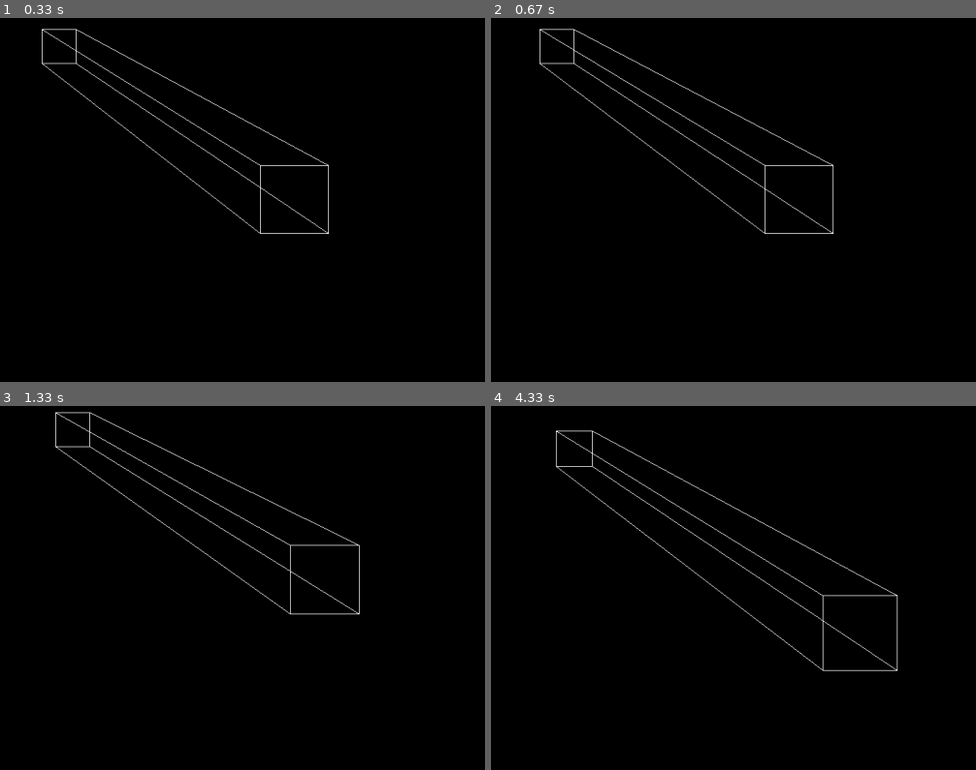
Above: before the commit, frames 1-4 (two rows, left to right).
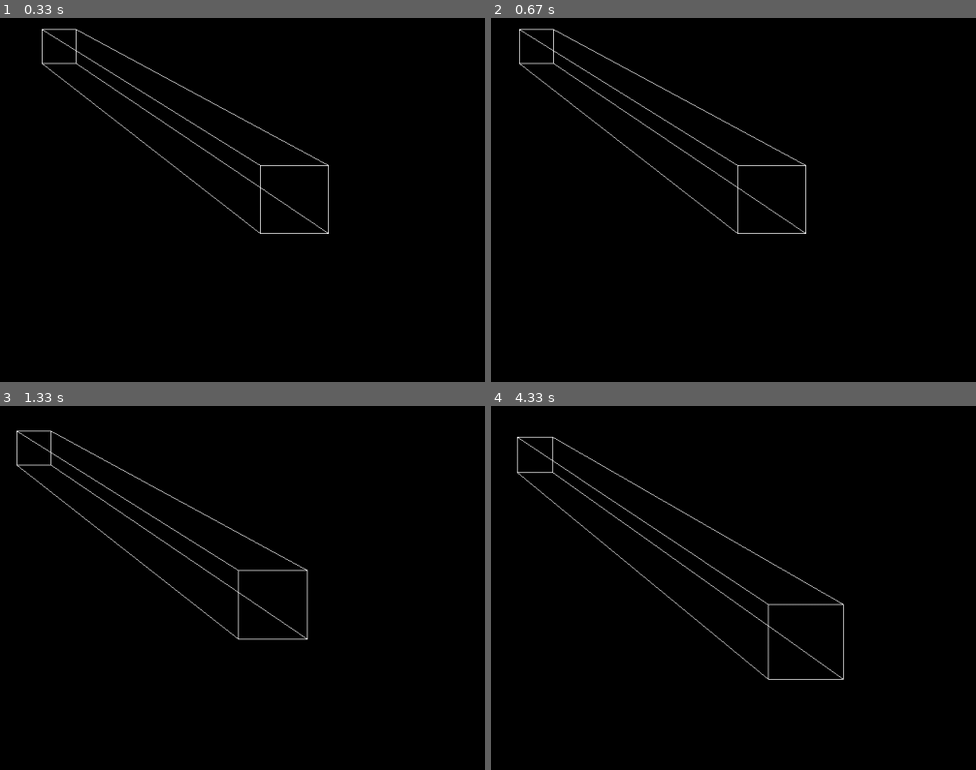
Above: after the commit, the same moments.

Repository: fusionzz/Python-Graphics
Game: pygame game, started from cube.py
The game is run twice, just before and just after one commit, with the same random seed, the same clock (stepped at 60 frames per second) and the same inputs.
Inputs:
- Up to frame 1 (0.33 s): no input
- Up to frame 2 (0.67 s): hold Right from 0.33 s (still down)
- Up to frame 3 (1.33 s): release Right at 0.8 s; hold Up 0.83-1.13 s; tap J at 0.9, 1.23 s; tap U at 0.98 s; hold Right from 1.17 s (still down); tap I at 1.32 s
- Up to frame 4 (4.33 s): tap J at 1.53, 1.73, 2.03, 2.3, 2.63, 2.93, 3.07, 3.47, 3.77, 4.13 s; release Right at 1.63 s; hold Left 1.67-2.2 s; hold Down 2.23-2.53 s; tap U at 2.38, 3.55 s; hold Left 2.57-2.97 s; tap I at 2.72, 4.22 s; hold Up 3-3.37 s; hold Right 3.4-4.03 s; hold Down from 4.07 s (still down)

Frame 1 is identical in both runs. In frame 2, 2.2% of the frame differs, in the area x 5-71%, y 2-60%; in frame 3, 2.5%; in frame 4, 2.8%, in the area x 5-84%, y 6-76%.

Commit message:
cleaned up in v2 to focus on troubleshooting

Diff:
--- a/cube.py
+++ b/cube.py
@@ -87,7 +87,7 @@
         return (new_x, new_y)
 
     #version3
-    def wiki3d(point_coords, camera_coords, camera_distance):
+    def wiki3d(point_coords, camera_coords, screen_coords):
         a_x = point_coords[0]
         a_y = point_coords[1]
         a_z = point_coords[2]
@@ -96,12 +96,16 @@
         c_y = camera_coords[1]
         c_z = camera_coords[2]
 
+        e_x = screen_coords[0]
+        e_y = screen_coords[1]
+        camera_distance = screen_coords[2]
+
         d_x = a_x - c_x
         d_y = a_y - c_y
         d_z = a_z - c_z
 
-        b_x = (camera_distance/d_z) * d_x
-        b_y = (camera_distance/d_z) * d_y
+        b_x = (camera_distance/d_z) * d_x + e_x
+        b_y = (camera_distance/d_z) * d_y + e_y
 
         return (b_x, b_y)
 
@@ -131,15 +135,18 @@
     camera_y = 0
     camera_z = 0
     camera_coords = (camera_x, camera_y, camera_z)
-    camera_distance = 100
-    newnewnew_a = wiki3d(a, camera_coords, camera_distance)
-    newnewnew_b = wiki3d(b, camera_coords, camera_distance)
-    newnewnew_c = wiki3d(c, camera_coords, camera_distance)
-    newnewnew_d = wiki3d(d, camera_coords, camera_distance)
-    newnewnew_e = wiki3d(e, camera_coords, camera_distance)
-    newnewnew_f = wiki3d(f, camera_coords, camera_distance)
-    newnewnew_g = wiki3d(g, camera_coords, camera_distance)
-    newnewnew_h = wiki3d(h, camera_coords, camera_distance)
+    screen_x = 0
+    screen_y = 0
+    screen_z = 100
+    screen_coords = (screen_x, screen_y, screen_z)
+    newnewnew_a = wiki3d(a, camera_coords, screen_coords)
+    newnewnew_b = wiki3d(b, camera_coords, screen_coords)
+    newnewnew_c = wiki3d(c, camera_coords, screen_coords)
+    newnewnew_d = wiki3d(d, camera_coords, screen_coords)
+    newnewnew_e = wiki3d(e, camera_coords, screen_coords)
+    newnewnew_f = wiki3d(f, camera_coords, screen_coords)
+    newnewnew_g = wiki3d(g, camera_coords, screen_coords)
+    newnewnew_h = wiki3d(h, camera_coords, screen_coords)
 
 
     run = True
@@ -197,13 +204,13 @@
         if keys[pygame.K_j]:
             y_start += 1
         if keys[pygame.K_UP]:
-            camera_y += 1
+            screen_y += 1
         if keys[pygame.K_DOWN]:
-            camera_y -= 1
+            screen_y -= 1
         if keys[pygame.K_LEFT]:
-            camera_x += 1
+            screen_x += 1
         if keys[pygame.K_RIGHT]:
-            camera_x -= 1
+            screen_x -= 1
         if keys[pygame.K_w]:
             c_y -= 1
         if keys[pygame.K_s]:
@@ -214,6 +221,7 @@
             c_x += 1
 
         camera_coords = (camera_x, camera_y, camera_z)
+        screen_coords = (screen_x, screen_y, screen_z)
 
         c = (x_start, y_start, z_start)
         d = (x_start + side, y_start, z_start)
@@ -242,14 +250,14 @@
         newnew_g = to_3d(g, f_x, f_y, c_x, c_y)
         newnew_h = to_3d(h, f_x, f_y, c_x, c_y)
 
-        newnewnew_a = wiki3d(a, camera_coords, camera_distance)
-        newnewnew_b = wiki3d(b, camera_coords, camera_distance)
-        newnewnew_c = wiki3d(c, camera_coords, camera_distance)
-        newnewnew_d = wiki3d(d, camera_coords, camera_distance)
-        newnewnew_e = wiki3d(e, camera_coords, camera_distance)
-        newnewnew_f = wiki3d(f, camera_coords, camera_distance)
-        newnewnew_g = wiki3d(g, camera_coords, camera_distance)
-        newnewnew_h = wiki3d(h, camera_coords, camera_distance)
+        newnewnew_a = wiki3d(a, camera_coords, screen_coords)
+        newnewnew_b = wiki3d(b, camera_coords, screen_coords)
+        newnewnew_c = wiki3d(c, camera_coords, screen_coords)
+        newnewnew_d = wiki3d(d, camera_coords, screen_coords)
+        newnewnew_e = wiki3d(e, camera_coords, screen_coords)
+        newnewnew_f = wiki3d(f, camera_coords, screen_coords)
+        newnewnew_g = wiki3d(g, camera_coords, screen_coords)
+        newnewnew_h = wiki3d(h, camera_coords, screen_coords)
 
         #version1 3d
         # pygame.draw.line(screen, white, new_a, new_b)
--- /dev/null
+++ b/cube_v2.py
@@ -0,0 +1,120 @@
+import pygame
+
+def main():
+    pygame.init()
+
+    WIDTH = 1280
+    HEIGHT = 800
+
+    screen = pygame.display.set_mode((WIDTH, HEIGHT))
+
+    #choose between resolution or fullscreen
+    display_surface = pygame.display.set_mode((WIDTH, HEIGHT))
+    #display_surface = pygame.display.set_mode((0, 0), pygame.FULLSCREEN)
+
+    pygame.display.set_caption("Cube")
+
+    white = (255, 255, 255)
+    black = (0, 0, 0)
+
+     #coords of cube in hypothetical 3d plane
+    # point c is at starting coords
+    #side length is variable "side"
+    #
+    #      a-----b
+    #      |  e----f
+    #      |  |    |
+    #      c--|--d |
+    #         g----h
+
+    x_start, y_start, z_start = WIDTH / 2, HEIGHT / 2, 100
+    side_length = 100
+
+    c = [x_start, y_start, z_start]
+    d = [x_start + side_length, y_start, z_start]
+    a = [x_start, y_start + side_length, z_start]
+    b = [x_start + side_length, y_start + side_length, z_start]
+    e = [x_start, y_start + side_length, z_start + side_length]
+    f = [x_start + side_length, y_start + side_length, z_start + side_length]
+    g = [x_start, y_start, z_start + side_length]
+    h = [x_start + side_length, y_start, z_start + side_length]
+
+    def wiki3d(point_coords, camera_coords, screen_coords):
+        a_x = point_coords[0]
+        a_y = point_coords[1]
+        a_z = point_coords[2]
+
+        c_x = camera_coords[0]
+        c_y = camera_coords[1]
+        c_z = camera_coords[2]
+
+        e_x = screen_coords[0]
+        e_y = screen_coords[1]
+        e_z = screen_coords[2]
+
+        d_x = a_x - c_x
+        d_y = a_y - c_y
+        d_z = a_z - c_z
+
+        b_x = (e_z/d_z) * d_x + e_x
+        b_y = (e_z/d_z) * d_y + e_y
+
+        return (b_x, b_y)
+
+    camera_coords = [0,0,0]
+    screen_coords = [0,0,200]
+
+    run = True
+
+    while(run):
+        screen.fill((black))
+
+        keys = pygame.key.get_pressed()
+        if keys[pygame.K_w]:
+            camera_coords[1] += 1
+        if keys[pygame.K_s]:
+            camera_coords[1] -= 1
+        if keys[pygame.K_a]:
+            camera_coords[0] -= 1
+        if keys[pygame.K_d]:
+            camera_coords[0] += 1
+        if keys[pygame.K_UP]:
+            screen_coords[1] += 1
+        if keys[pygame.K_DOWN]:
+            screen_coords[1] -= 1
+        if keys[pygame.K_LEFT]:
+            screen_coords[0] -= 1
+        if keys[pygame.K_RIGHT]:
+            screen_coords[0] += 1
+
+        new_a = wiki3d(a, camera_coords, screen_coords)
+        new_b = wiki3d(b, camera_coords, screen_coords)
+        new_c = wiki3d(c, camera_coords, screen_coords)
+        new_d = wiki3d(d, camera_coords, screen_coords)
+        new_e = wiki3d(e, camera_coords, screen_coords)
+        new_f = wiki3d(f, camera_coords, screen_coords)
+        new_g = wiki3d(g, camera_coords, screen_coords)
+        new_h = wiki3d(h, camera_coords, screen_coords)
+
+        pygame.draw.line(screen, white, new_a, new_b)
+        pygame.draw.line(screen, white, new_a, new_c)
+        pygame.draw.line(screen, white, new_a, new_e)
+        pygame.draw.line(screen, white, new_b, new_d)
+        pygame.draw.line(screen, white, new_b, new_f)
+        pygame.draw.line(screen, white, new_c, new_d)
+        pygame.draw.line(screen, white, new_c, new_g)
+        pygame.draw.line(screen, white, new_d, new_h)
+        pygame.draw.line(screen, white, new_e, new_f)
+        pygame.draw.line(screen, white, new_e, new_g)
+        pygame.draw.line(screen, white, new_f, new_h)
+        pygame.draw.line(screen, white, new_g, new_h)
+
+        pygame.display.update()
+
+        #closes window
+        for event in pygame.event.get():
+            if event.type == pygame.QUIT:
+                run = False
+
+if __name__ == "__main__":
+    main()
